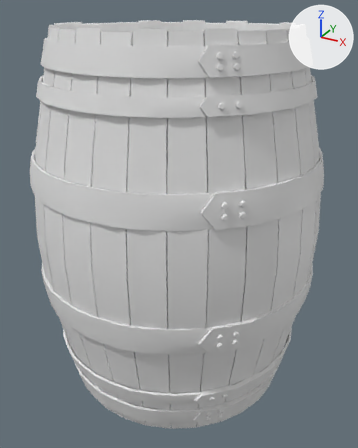
One commit to the FBX model LeeEngine/MyGame/Content/Resource/Model/PBRTest/Barrel01_UECOORD.FBX: the scene before it, then after it.
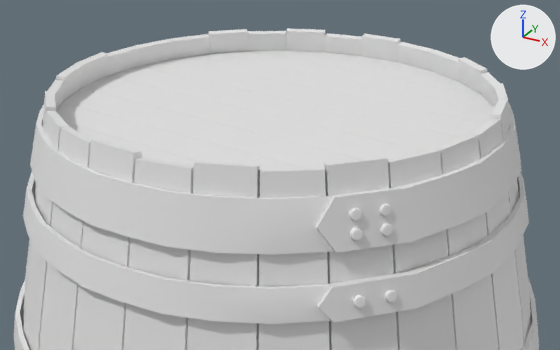
Each version appears first whole from a 50 mm lens placed at (0.643, -1.16, 1.05), pointed at (0.01, -0.009, 0.475), and next in a close-up from a 50 mm lens placed at (0.505, -0.907, 1.321), pointed at (-0.06, 0.119, 0.808). Every picture has the same lights, and +X, +Y and +Z are marked at upper right. Objects named as collision shapes, trigger or cutter boxes, shadow casters or lower levels of detail are left out. Where no turn or scale is listed for an object, it has been applied to the vertices.

The first close-up shows 'SM_Barrel02'.
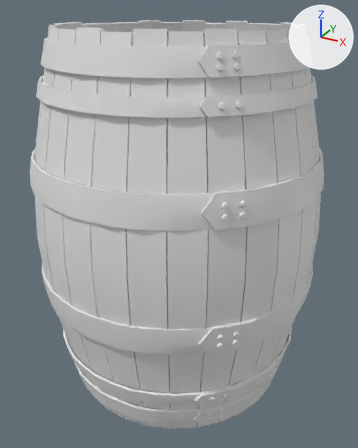
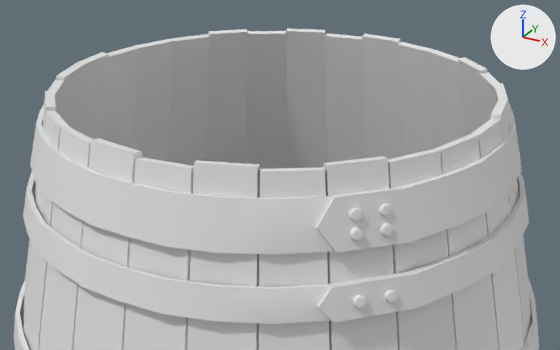
What the commit changed:
me_sm_barrel02 is used by ob_sm_barrel02; location (0.0, 0.0, 0.0).
me_sm_barrel02 had 3716 vertices, 6744 faces and spanned x -0.396..0.396, y -0.396..0.396, z -0.003..1.01.
me_sm_barrel02 now has 3612 vertices, 6588 faces and spans x -0.396..0.396, y -0.396..0.396, z -0.003..1.01.
me_sm_barrel02 part 1: 13 loose pieces with 104 vertices, spanning x -0.309..0.309, y -0.309..0.309, z 0.952..0.972, are deleted.

Where the change shows, as pixel boxes [x1, y1, x2, y2] in the close-ups (560 x 350 px):
part 1 of me_sm_barrel02, deleted: before [57, 51, 494, 170]
